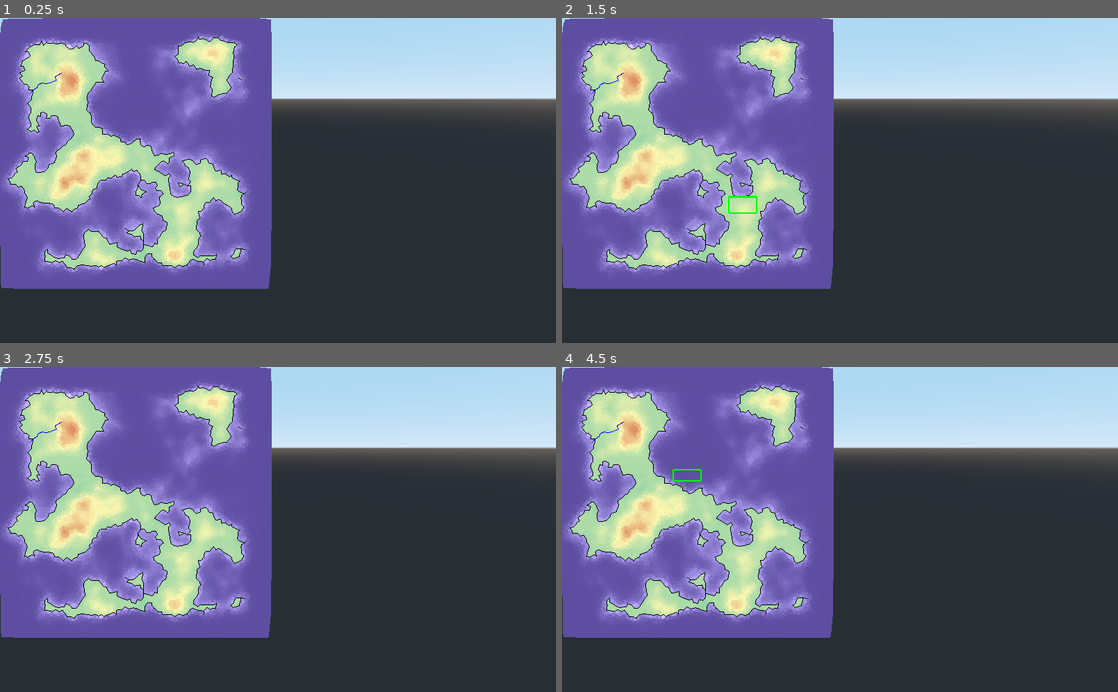
Above: before the commit, frames 1-4 (two rows, left to right).
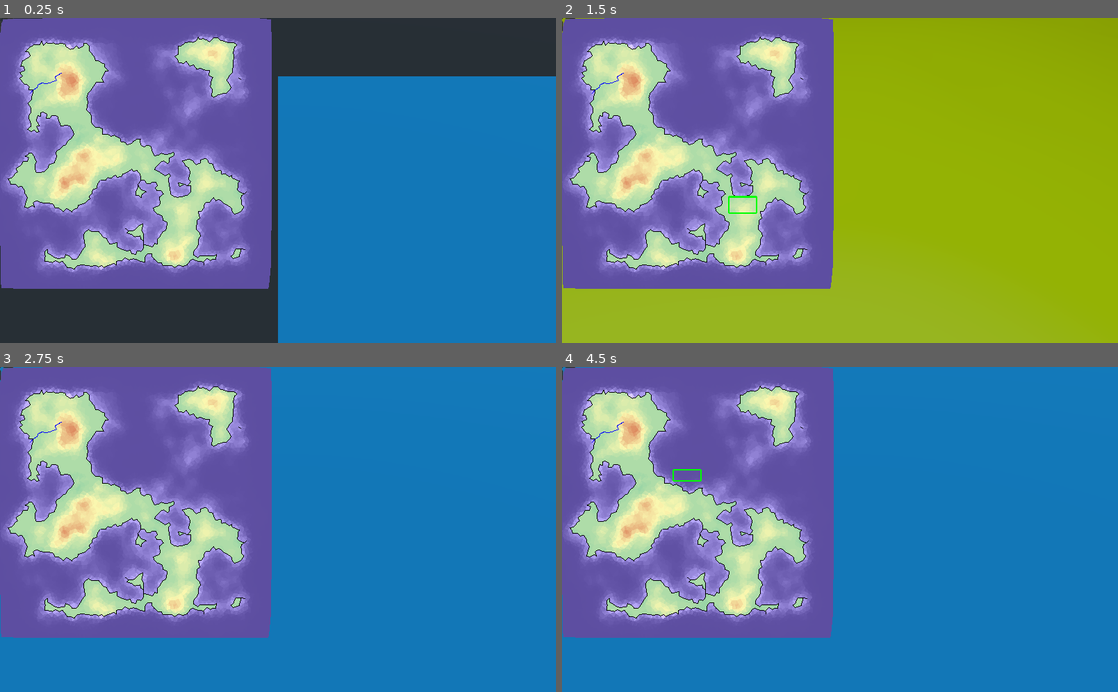
Above: after the commit, the same moments.

Repository: eriwyn/societer
Game: Godot game, scene res://world/game.tscn
The game is run twice, just before and just after one commit, with the same random seed, the same clock (stepped at 60 frames per second) and the same inputs.
Inputs (mouse positions are in pixels of both pictures, inside the frame that each line leads up to):
- Up to frame 1 (0.25 s): no input
- Up to frame 2 (1.5 s): tap Enter at 0.5 s; move the mouse to (962, 164) at 0.52 s; press the mouse at (962, 164) at 0.53 s; release the mouse at (962, 164) at 1.25 s; tap Space at 1.25 s; drag from (728, 196) to (812, 245) at 1.27 s
- Up to frame 3 (2.75 s): tap Enter at 2 s; move the mouse to (333, 458) at 2.02 s; press the mouse at (333, 458) at 2.03 s; right-click (333, 458) at 2.1 s
- Up to frame 4 (4.5 s): release the mouse at (895, 458) at 2.75 s; tap Space at 2.75 s; drag from (812, 594) to (673, 480) at 2.77 s; move the mouse to (1006, 578) at 3.52 s; press the mouse at (1006, 578) at 3.53 s; release the mouse at (1006, 578) at 4.25 s; tap Enter at 4.25 s; drag from (673, 480) to (756, 448) at 4.27 s

The runs differ from the first frame. In frame 1, 50% of the frame differs, in the area x 0-100%, y 0-100%; in frame 2, 59%; in frame 3, 59%; in frame 4, 59%.

Commit message:
enhance navigation

Diff:
--- /dev/null
+++ b/ui/map/cursor/Cursor.gd
@@ -0,0 +1,8 @@
+extends Sprite
+
+func _on_Camera_camera_moved(new_location):
+	var map_x = new_location.x
+	var map_y = new_location.z
+	position.x = map_x
+	position.y = map_y
+	pass # Replace with function body.
--- a/ui/map/map.gd
+++ b/ui/map/map.gd
@@ -1,4 +1,6 @@
 extends Node2D
+
+signal map_clicked
 
 var terrain
 
@@ -102,6 +104,12 @@
 	# draw_voronoi_cells_convex_hull()
 #	draw_voronoi_edges(Color("#ff0000"))
 
+func _process(delta):
+	if Input.is_action_pressed("alt_command"):
+		var new_position = get_viewport().get_mouse_position() / scale
+		if new_position.x <= 2000 and new_position.y <= 2000:
+			emit_signal("map_clicked", new_position)
+
 func _on_Game_world_loaded(game_terrain):
 	terrain = game_terrain
 	update()
--- a/ui/map/map.tscn
+++ b/ui/map/map.tscn
@@ -1,6 +1,12 @@
-[gd_scene load_steps=2 format=2]
+[gd_scene load_steps=4 format=2]
 
 [ext_resource path="res://ui/map/map.gd" type="Script" id=1]
+[ext_resource path="res://ui/map/cursor/cursor.png" type="Texture" id=2]
+[ext_resource path="res://ui/map/cursor/Cursor.gd" type="Script" id=3]
 
 [node name="Map" type="Node2D"]
 script = ExtResource( 1 )
+
+[node name="Cursor" type="Sprite" parent="."]
+texture = ExtResource( 2 )
+script = ExtResource( 3 )
--- a/utils/camera/CamBase.tscn
+++ b/utils/camera/CamBase.tscn
@@ -6,10 +6,11 @@
 [ext_resource path="res://utils/camera/CameraInput.gd" type="Script" id=4]
 
 [node name="CamBase" type="Spatial"]
-transform = Transform( 1, 0, 0, 0, 0.34202, 0.939693, 0, -0.939693, 0.34202, 0, 0, 0 )
+transform = Transform( 1, 0, 0, 0, 0.0238738, 0.999715, 0, -0.999715, 0.0238738, 0, 0, 16.935 )
 script = ExtResource( 2 )
 
 [node name="Camera" type="Camera" parent="."]
+transform = Transform( 1, 0, 0, 0, 0.910272, -0.41401, 0, 0.41401, 0.910272, 0, 0, 6.618 )
 size = 20.0
 near = 0.01
 far = 8192.0
--- a/world/World.gd
+++ b/world/World.gd
@@ -16,7 +16,7 @@
 			st.add_vertex(point.point3d() * Vector3(1, 24*5, 1))
 
 	st.generate_normals()
-	st.generate_tangents()
+	# st.generate_tangents()
 	st.index()
 	# Commit to a mesh.
 	var mesh = st.commit()
--- a/world/game.tscn
+++ b/world/game.tscn
@@ -9,6 +9,9 @@
 [sub_resource type="PlaneMesh" id=1]
 size = Vector2( 2000, 2000 )
 
+[sub_resource type="SpatialMaterial" id=2]
+albedo_color = Color( 0.054902, 0.533333, 0.741176, 1 )
+
 [node name="Game" type="Node"]
 script = ExtResource( 2 )
 
@@ -17,17 +20,28 @@
 [node name="Map" parent="UI" index="0"]
 scale = Vector2( 0.25, 0.25 )
 
+[node name="Cursor" parent="UI/Map" index="0"]
+scale = Vector2( 4, 4 )
+z_index = 3
+
 [node name="World" type="Spatial" parent="."]
 script = ExtResource( 4 )
 
 [node name="Water" type="MeshInstance" parent="World"]
-transform = Transform( 1, 0, 0, 0, 1, 0, 0, 0, 1, 1000, 0, 1000 )
+transform = Transform( 1, 0, 0, 0, 1, 0, 0, 0, 1, 1000, -0.1, 1000 )
 mesh = SubResource( 1 )
+material/0 = SubResource( 2 )
 
 [node name="WorldEnvironment" type="WorldEnvironment" parent="World"]
 environment = ExtResource( 3 )
 
 [node name="CamBase" parent="World" instance=ExtResource( 5 )]
+
+[node name="Camera" parent="World/CamBase" index="0"]
+movement_speed = 48.076
+min_zoom = 10.0
+zoom_sensibility = 1.436
+rotation_sensibility = 3.0
 
 [node name="DirectionalLight" type="DirectionalLight" parent="World"]
 transform = Transform( 1, 0, 0, 0, 0.41636, 0.9092, 0, -0.9092, 0.41636, 0, 1.41623, 0 )
@@ -35,6 +49,9 @@
 
 [connection signal="world_loaded" from="." to="UI/Map" method="_on_Game_world_loaded"]
 [connection signal="world_loaded" from="." to="World" method="_on_Game_world_loaded"]
+[connection signal="map_clicked" from="UI/Map" to="World/CamBase/Camera" method="_on_Map_map_clicked"]
+[connection signal="camera_moved" from="World/CamBase/Camera" to="UI/Map/Cursor" method="_on_Camera_camera_moved"]
 
 [editable path="UI"]
+[editable path="UI/Map"]
 [editable path="World/CamBase"]
Binary file added: ui/map/cursor/cursor.png
Not shown, added: ui/map/cursor/cursor.png.import
Not shown: 1 places in world/game.tscn that only renumber resources
